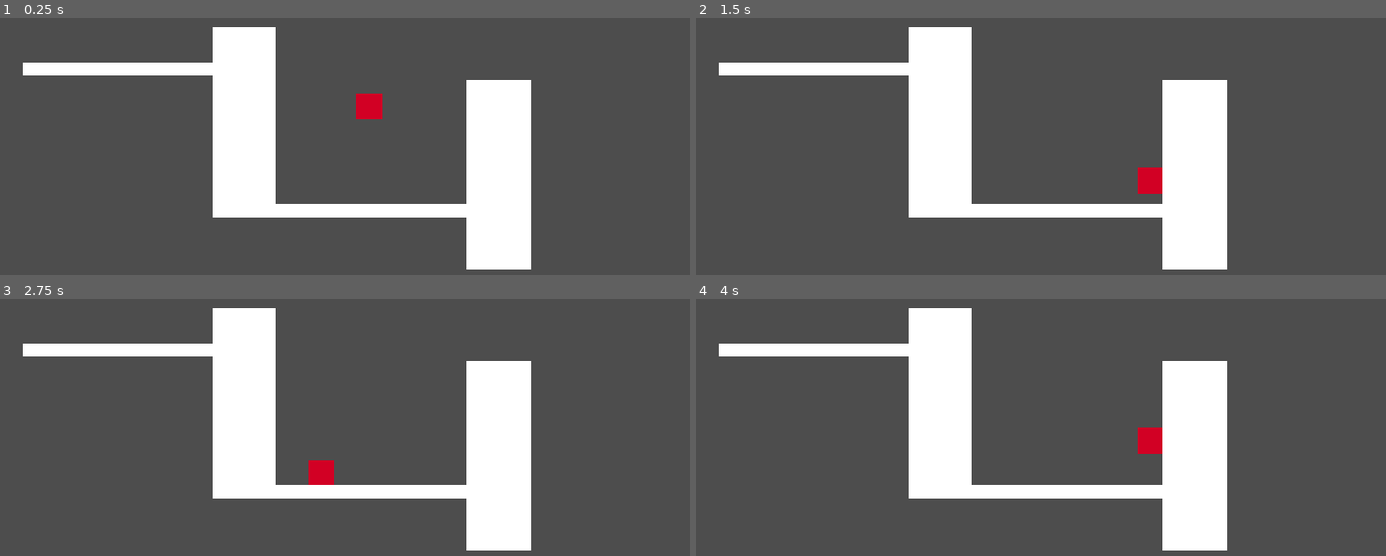
Above: before the commit, frames 1-4 (two rows, left to right).
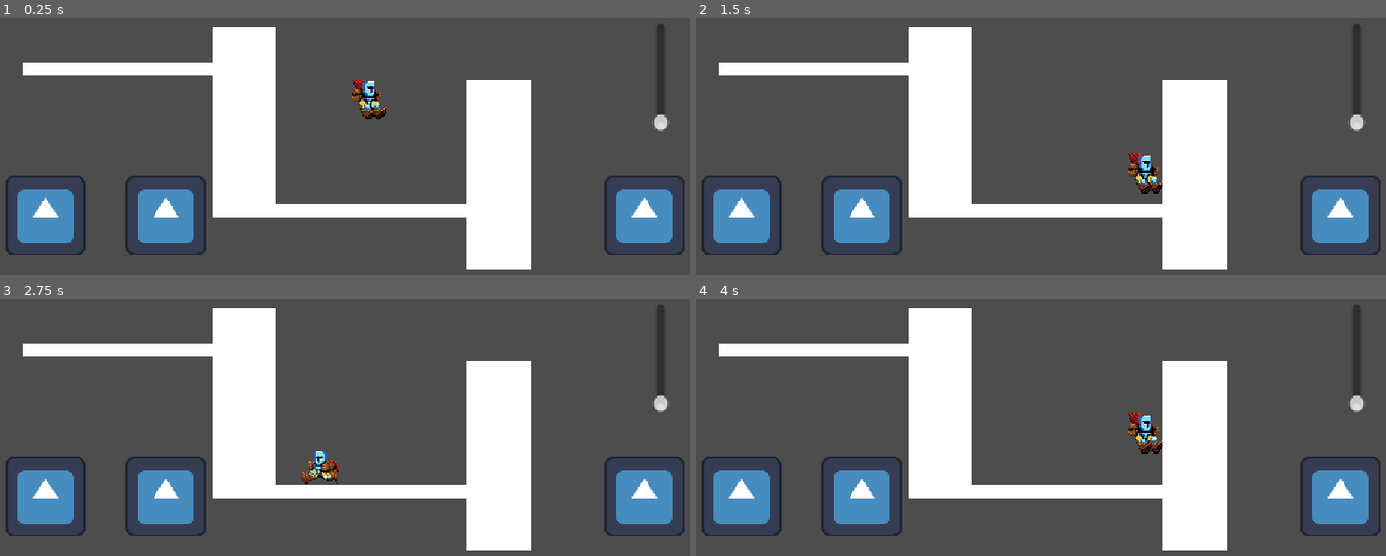
Above: after the commit, the same moments.

Repository: sudoConito/recreando-jump-king-en-godot
Game: Godot game, scene res://escenas/mundo_1.tscn
Two runs of this game, one before a commit and one after it. Both use one fixed random seed, a clock stepped at 60 frames per second and the inputs below. The engine's default icon, where the game draws it, is replaced by a stand-in: a white triangle on a blue panel in a dark square.
Inputs:
- Up to frame 1 (0.25 s): no input
- Up to frame 2 (1.5 s): hold D (derecha) from 0.53 s (still down); tap Space (saltar) at 0.6, 0.77, 1.07, 1.35 s
- Up to frame 3 (2.75 s): tap Space (saltar) at 1.52, 1.82, 2.1 s; release D (derecha) at 2.03 s; hold A (izquierda) from 2.03 s (still down)
- Up to frame 4 (4 s): release A (izquierda) at 2.78 s; hold D (derecha) from 2.78 s (still down); tap Space (saltar) at 2.85, 3.02, 3.32, 3.6, 3.77 s

The runs differ from the first frame. In frame 1, 7.2% of the frame differs, in the area x 0-100%, y 2-93%; in frame 2, 7.2%; in frame 3, 7.1%; in frame 4, 7.2%.

Commit message:
botones, spritesAnimacion y slider

Diff:
--- a/escenas/mundo_1.tscn
+++ b/escenas/mundo_1.tscn
@@ -3,6 +3,7 @@
 [ext_resource type="PackedScene" uid="uid://b47nqklm7mccr" path="res://escenas/muro.tscn" id="1_68qs1"]
 [ext_resource type="PackedScene" uid="uid://brdkp5d0slbni" path="res://escenas/piso.tscn" id="2_5clcp"]
 [ext_resource type="PackedScene" uid="uid://c5ser12jrroux" path="res://escenas/personaje.tscn" id="3_5clcp"]
+[ext_resource type="PackedScene" uid="uid://bkiet7e1w66vp" path="res://escenas/visual_canvas.tscn" id="4_hu0ti"]
 
 [node name="mundo1" type="Node2D" unique_id=112310300]
 
@@ -22,3 +23,5 @@
 
 [node name="personaje" parent="." unique_id=850367979 instance=ExtResource("3_5clcp")]
 position = Vector2(50, 0)
+
+[node name="visualCanvas" parent="." unique_id=2114933578 instance=ExtResource("4_hu0ti")]
--- a/escenas/personaje.tscn
+++ b/escenas/personaje.tscn
@@ -1,19 +1,84 @@
 [gd_scene format=3 uid="uid://c5ser12jrroux"]
 
 [ext_resource type="Script" uid="uid://m1g7egbxbmjh" path="res://scripts/personaje.gd" id="1_v023a"]
+[ext_resource type="Texture2D" uid="uid://skegpq2itpap" path="res://base.png" id="2_5nfxw"]
 
 [sub_resource type="RectangleShape2D" id="RectangleShape2D_dvskb"]
+size = Vector2(27, 27)
 
-[sub_resource type="QuadMesh" id="QuadMesh_c6wpt"]
+[sub_resource type="AtlasTexture" id="AtlasTexture_5nfxw"]
+atlas = ExtResource("2_5nfxw")
+region = Rect2(331, 62, 27, 40)
+
+[sub_resource type="AtlasTexture" id="AtlasTexture_mcw2a"]
+atlas = ExtResource("2_5nfxw")
+region = Rect2(234, 21, 24, 27)
+
+[sub_resource type="AtlasTexture" id="AtlasTexture_40a7a"]
+atlas = ExtResource("2_5nfxw")
+region = Rect2(232, 68, 31, 28)
+
+[sub_resource type="AtlasTexture" id="AtlasTexture_bg0f4"]
+atlas = ExtResource("2_5nfxw")
+region = Rect2(276, 21, 46, 27)
+
+[sub_resource type="AtlasTexture" id="AtlasTexture_jt8tj"]
+atlas = ExtResource("2_5nfxw")
+region = Rect2(368, 21, 46, 27)
+
+[sub_resource type="AtlasTexture" id="AtlasTexture_im2y8"]
+atlas = ExtResource("2_5nfxw")
+region = Rect2(322, 21, 46, 27)
+
+[sub_resource type="SpriteFrames" id="SpriteFrames_dvskb"]
+animations = [{
+"frames": [{
+"duration": 1.0,
+"texture": SubResource("AtlasTexture_5nfxw")
+}],
+"loop": 1,
+"name": &"cayendo",
+"speed": 1.0
+}, {
+"frames": [{
+"duration": 1.0,
+"texture": SubResource("AtlasTexture_mcw2a")
+}],
+"loop": 1,
+"name": &"idle",
+"speed": 1.0
+}, {
+"frames": [{
+"duration": 1.0,
+"texture": SubResource("AtlasTexture_40a7a")
+}],
+"loop": 1,
+"name": &"jump",
+"speed": 5.0
+}, {
+"frames": [{
+"duration": 1.0,
+"texture": SubResource("AtlasTexture_bg0f4")
+}, {
+"duration": 1.0,
+"texture": SubResource("AtlasTexture_jt8tj")
+}, {
+"duration": 1.0,
+"texture": SubResource("AtlasTexture_im2y8")
+}],
+"loop": 1,
+"name": &"run",
+"speed": 10.0
+}]
 
 [node name="personaje" type="CharacterBody2D" unique_id=850367979]
 scale = Vector2(2, 2)
 script = ExtResource("1_v023a")
 
 [node name="CollisionShape2D" type="CollisionShape2D" parent="." unique_id=1180615549]
-modulate = Color(0.82356536, 0, 0.14210358, 1)
+position = Vector2(0, -3.5)
 shape = SubResource("RectangleShape2D_dvskb")
 
-[node name="MeshInstance2D" type="MeshInstance2D" parent="CollisionShape2D" unique_id=1765160673]
-scale = Vector2(20, 20)
-mesh = SubResource("QuadMesh_c6wpt")
+[node name="AnimatedSprite2D" type="AnimatedSprite2D" parent="CollisionShape2D" unique_id=679119414]
+sprite_frames = SubResource("SpriteFrames_dvskb")
+animation = &"cayendo"
--- /dev/null
+++ b/escenas/visual_canvas.tscn
@@ -0,0 +1,36 @@
+[gd_scene format=3 uid="uid://bkiet7e1w66vp"]
+
+[ext_resource type="Texture2D" uid="uid://cna6sp7wyytlt" path="res://icon.svg" id="1_67gy8"]
+
+[node name="visualCanvas" type="CanvasLayer" unique_id=2114933578]
+
+[node name="VSlider" type="VSlider" parent="." unique_id=954534145]
+anchors_preset = 3
+anchor_left = 1.0
+anchor_top = 1.0
+anchor_right = 1.0
+anchor_bottom = 1.0
+offset_left = -80.0
+offset_top = -426.00006
+offset_right = -64.0
+offset_bottom = -326.00006
+grow_horizontal = 0
+grow_vertical = 0
+scale = Vector2(1.7, 1.7)
+max_value = 2.0
+step = 0.0
+
+[node name="izquierda" type="TouchScreenButton" parent="." unique_id=1330252800]
+position = Vector2(51, 461)
+texture_normal = ExtResource("1_67gy8")
+action = "izquierda"
+
+[node name="derecha" type="TouchScreenButton" parent="." unique_id=1457451003]
+position = Vector2(241, 461)
+texture_normal = ExtResource("1_67gy8")
+action = "derecha"
+
+[node name="saltar" type="TouchScreenButton" parent="." unique_id=1113557139]
+position = Vector2(996, 461)
+texture_normal = ExtResource("1_67gy8")
+action = "saltar"
--- a/project.godot
+++ b/project.godot
@@ -42,10 +42,15 @@
 ]
 }
 
+[input_devices]
+
+pointing/emulate_touch_from_mouse=true
+
 [physics]
 
 3d/physics_engine="Jolt Physics"
 
 [rendering]
 
+textures/canvas_textures/default_texture_filter=0
 rendering_device/driver.windows="d3d12"
--- a/scripts/personaje.gd
+++ b/scripts/personaje.gd
@@ -1,35 +1,37 @@
 extends CharacterBody2D
+@onready var anim: AnimatedSprite2D = $CollisionShape2D/AnimatedSprite2D
 #comunicacion sin emocion y una voz en off
 #no tocar por favor esto es en la laptop buena
+@onready var medidorF:VSlider=$"../visualCanvas/VSlider"
 var SPEED = 300.0
 var JUMP_VELOCITY = -400.0
 @onready var presionando=false
 #variable de tiempo de presion para medir la fuerza de salto
 var tiempo=0
-var fuerzaDeSalto=150#es 150 escrito desde pc nueva
+var fuerzaDeSalto=150
 #hacer el sistema de jump king al mantener presionado el boton de saltar que sea por tiempo y mientras mas mantienes presionado mas alto saltara fin
 func _physics_process(delta: float) -> void:
-	# Add the gravity.
-	if not is_on_floor():
-		velocity += get_gravity() * delta
-	#boton que presionas para saltar
 	if Input.is_action_just_pressed("saltar")and is_on_floor():
+		anim.play("jump")
 		presionando=true
-	if not presionando:
-		var direction := Input.get_axis("izquierda", "derecha")
-		if direction:
-			velocity.x = direction * SPEED
-		else:
-			velocity.x = move_toward(velocity.x, 0, SPEED)
-	#aqui documentando que si presionas puedes obtener mas fuerza al saltar
 	if presionando:
-		print(tiempo)
 		if tiempo<2:
 			tiempo+=delta
+	medidorF.value=tiempo
 	if Input.is_action_just_released("saltar") and is_on_floor():
 		velocity.y = JUMP_VELOCITY-(150*tiempo)
 		fuerzaDeSalto=0
 		tiempo=0
 		presionando=false
-
+	if not presionando:
+		var direction := Input.get_axis("izquierda", "derecha")
+		velocity.x = direction * SPEED
+		if direction != 0:
+			anim.play("run")
+			$CollisionShape2D/AnimatedSprite2D.flip_h = direction < 0
+		else:
+			anim.play("idle")   # o anim.stop() si no tienes idle
+	if not is_on_floor():
+		velocity += get_gravity() * delta
+		anim.play("cayendo")
 	move_and_slide()
Binary file added: base.png
Not shown, added: base.png.import
